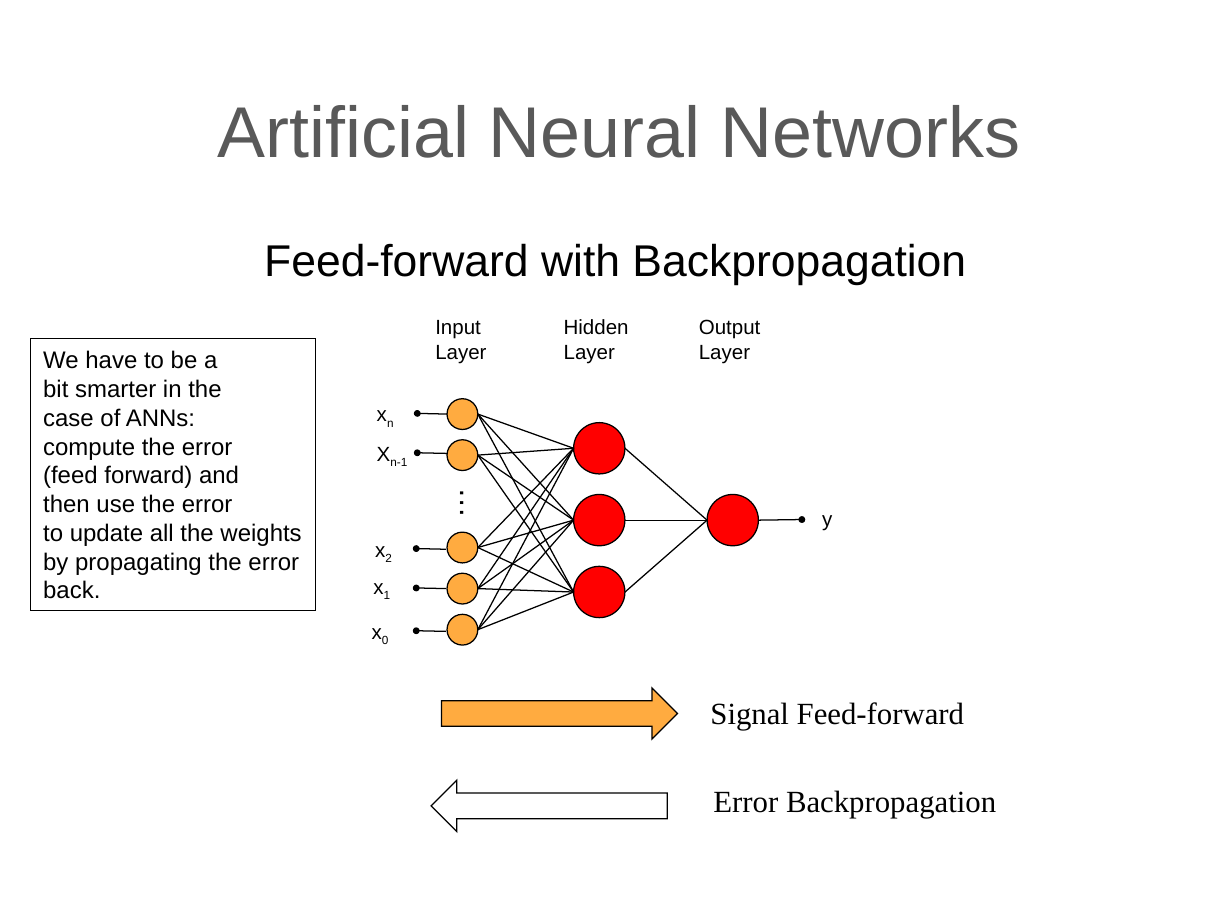
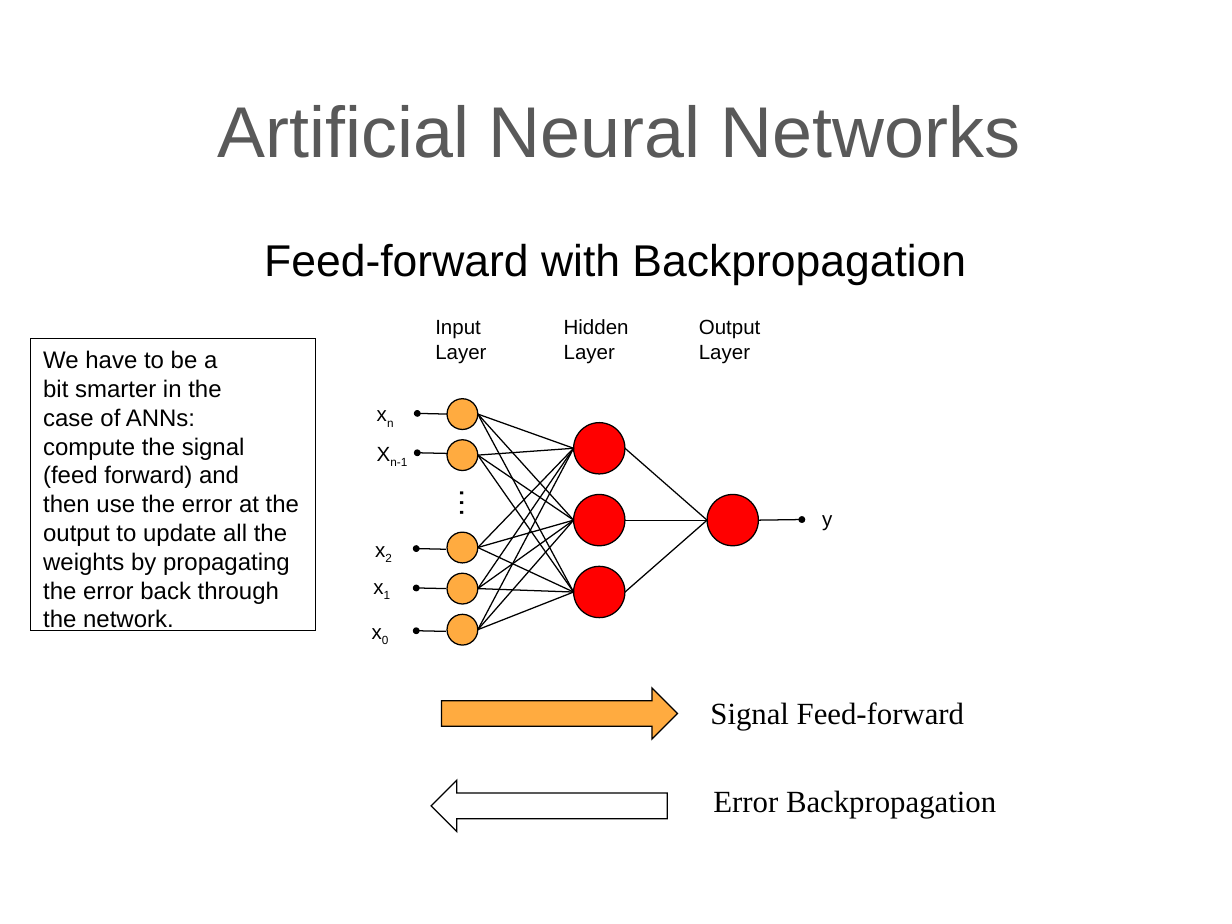
Before and after one commit to lutzhamel/CSC310, a slide deck: slide 11 of notes/14-ANN.pptx. Drawn at 1232x924 pixels with LibreOffice and Linux fonts; fonts in the diff are those of the drawing. Boxes give left, top, right and bottom in pixels: in the first picture for what was removed or moved away, otherwise in the second. Text is boxed around its words. In the diff, an @@ line names an element or a change of style, - is before the commit and + after.

```diff
--- a/notes/14-ANN.pptx
+++ b/notes/14-ANN.pptx
@@ rectangle "We have to be a ...": place and size @@
-rectangle "We have to be a ..." at (31, 339, 315, 610)
+rectangle "We have to be a ..." at (31, 339, 315, 631)
@@ text in rectangle at (43, 350, 299, 631): text changed @@
-We have to be a
-bit smarter in the
-case of ANNs:
-compute the error
-(feed forward) and
-then use the error
-to update all the weights
-by propagating the error
-back.
+We have to be a
+bit smarter in the
+case of ANNs:
+compute the signal
+(feed forward) and
+then use the error at the output to update all the weights by propagating the error back through the network.
```
Also in this commit, not shown: 9 other slides changed, 3 other files.
